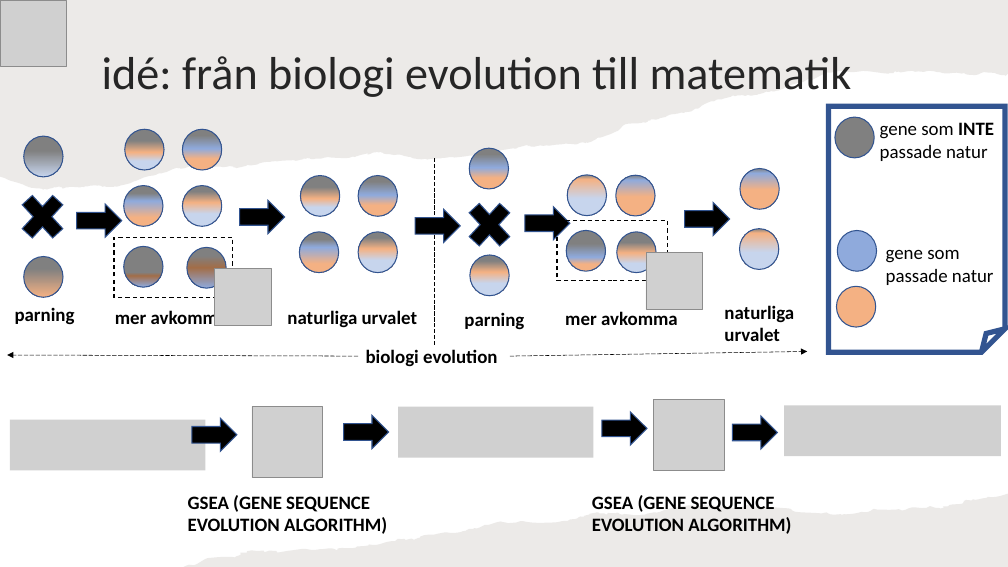
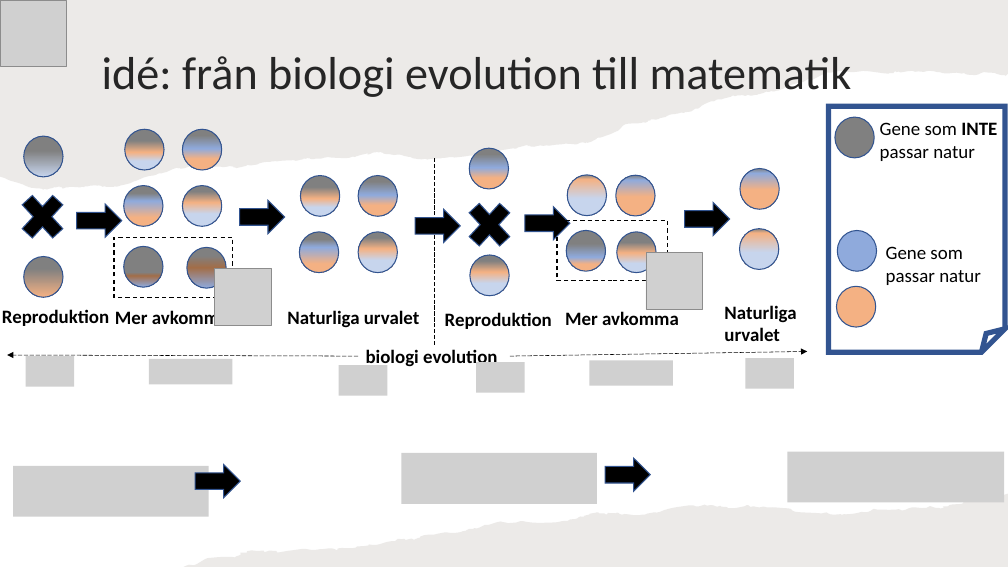
Before and after one commit to mo-mosverkstad/artificial_intelligence_algorithm, a slide deck: slide 5 of genetic_algorithm/JavaScriptCode/compressImageGSEA/GSEA.pptx. Drawn at 1008x567 pixels with LibreOffice and Linux fonts; fonts in the diff are those of the drawing; grey boxes stand for pictures. Boxes give left, top, right and bottom in pixels: in the first picture for what was removed or moved away, otherwise in the second. Text is boxed around its words. In the diff, an @@ line names an element or a change of style, - is before the commit and + after.

```diff
--- a/genetic_algorithm/JavaScriptCode/compressImageGSEA/GSEA.pptx
+++ b/genetic_algorithm/JavaScriptCode/compressImageGSEA/GSEA.pptx
@@ text at (880, 122, 997, 161): text changed @@
-gene som INTE passade natur
+Gene som INTE passar natur
@@ text at (886, 246, 981, 285): text changed @@
-gene som passade natur
+Gene som passar natur
@@ text at (2, 309, 109, 326): text changed @@
-parning
+Reproduktion
@@ text at (115, 309, 229, 326): text changed @@
-mer avkomma
+Mer avkomma
@@ text at (287, 310, 420, 328): text changed @@
-naturliga urvalet
+Naturliga urvalet
@@ text at (445, 312, 552, 329): text changed @@
-parning
+Reproduktion
@@ text at (565, 309, 679, 325): text changed @@
-mer avkomma
+Mer avkomma
@@ text at (724, 305, 796, 341): text changed @@
-naturliga urvalet
+Naturliga urvalet
@@ picture added at (26, 356, 74, 386) @@
@@ picture added at (149, 359, 233, 385) @@
@@ picture added at (746, 358, 794, 389) @@
@@ picture added at (339, 365, 387, 395) @@
@@ picture added at (476, 362, 525, 392) @@
@@ picture added at (590, 361, 674, 386) @@
@@ picture removed at (252, 407, 323, 478) @@
@@ right arrow removed at (343, 416, 389, 449) @@
@@ picture removed at (399, 407, 594, 457) @@
@@ picture removed at (653, 400, 724, 471) @@
@@ right arrow removed at (733, 416, 778, 449) @@
@@ picture removed at (784, 405, 1001, 456) @@
@@ picture removed at (10, 420, 205, 470) @@
@@ picture added at (13, 466, 208, 516) @@
@@ right arrow: place and size @@
-right arrow at (192, 418, 237, 451)
+right arrow at (195, 464, 240, 498)
@@ picture added at (402, 453, 597, 504) @@
@@ right arrow: place and size @@
-right arrow at (602, 412, 647, 445)
+right arrow at (606, 458, 651, 492)
@@ picture added at (788, 451, 1005, 502) @@
@@ text removed at (188, 495, 387, 534) @@
-GSEA (GENE SEQUENCE EVOLUTION ALGORITHM)
@@ text removed at (592, 495, 791, 534) @@
-GSEA (GENE SEQUENCE EVOLUTION ALGORITHM)
```
Also in this commit, not shown: 21 other slides changed, 3 other files.
